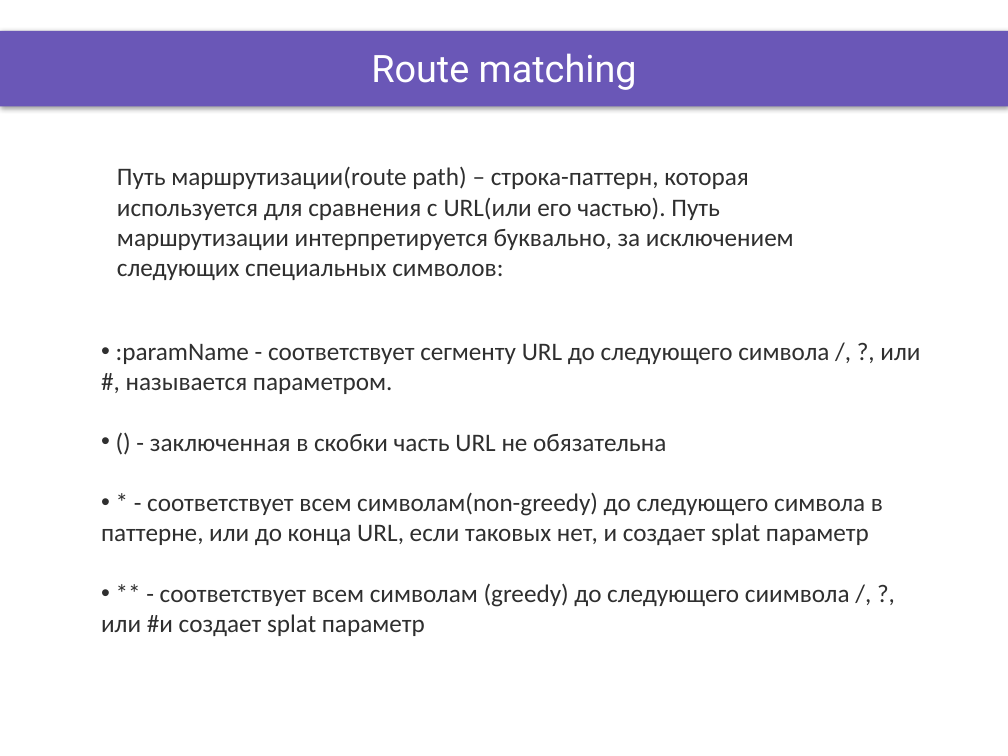
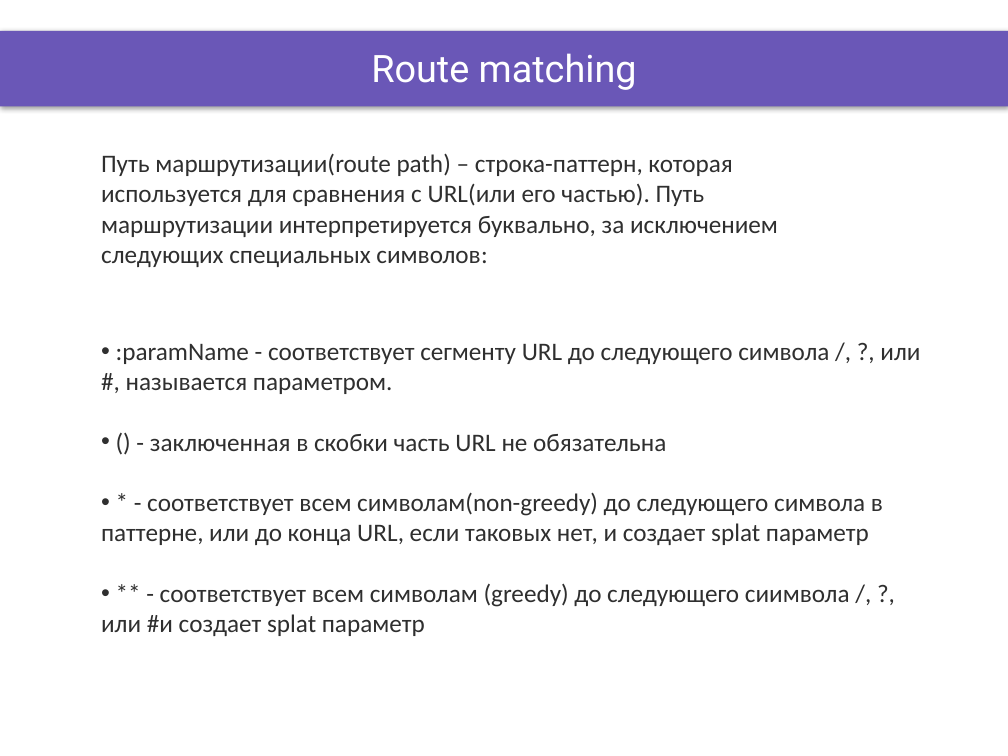
Before and after one commit to DinamickaDevelopment/ignite, a slide deck: slide 5 of ReactJS/lesson_24/Presentation/React_routing.pptx. Drawn at 1008x756 pixels with LibreOffice and Linux fonts; fonts in the diff are those of the drawing; background and template pictures are left out. Boxes give left, top, right and bottom in pixels: in the first picture for what was removed or moved away, otherwise in the second. Text is boxed around its words. In the diff, an @@ line names an element or a change of style, - is before the commit and + after.

```diff
--- a/ReactJS/lesson_24/Presentation/React_routing.pptx
+++ b/ReactJS/lesson_24/Presentation/React_routing.pptx
@@ text "Путь маршрутизации(route path) – строка-паттерн, ...": place and size @@
-text "Путь маршрутизации(route path) – строка-паттерн, ..." at <box>117,166,794,280</box>
+text "Путь маршрутизации(route path) – строка-паттерн, ..." at <box>101,153,778,267</box>
```
Also in this commit, not shown: 2 other slides changed, 19 other files.
